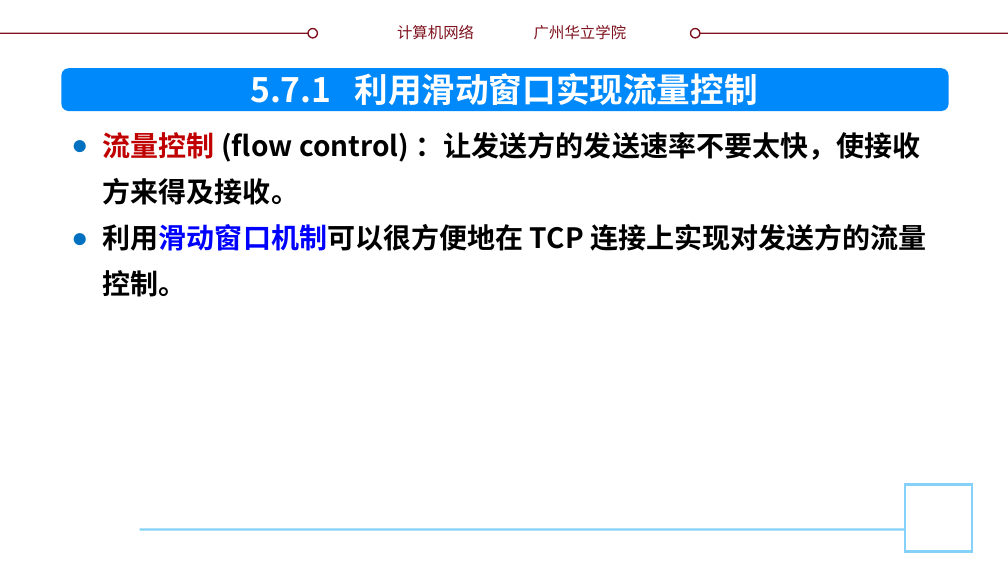
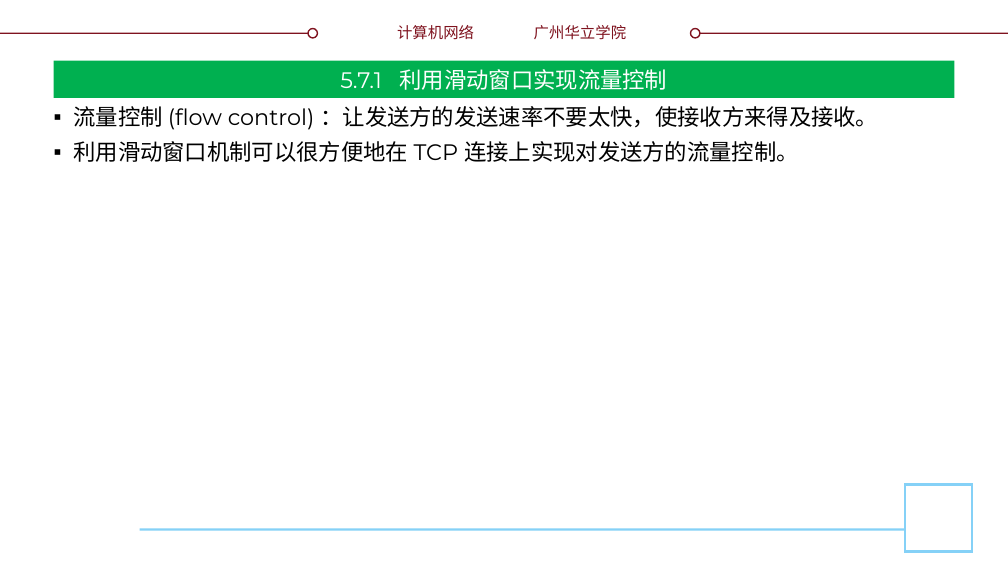
Before and after one commit to glplaman/glplaman.github.io, a slide deck: slide 121 of network/ppt/chap5.pptx. Drawn at 1008x567 pixels with LibreOffice and Linux fonts; fonts in the diff are those of the drawing; background and template pictures are left out. Boxes give left, top, right and bottom in pixels: in the first picture for what was removed or moved away, otherwise in the second. Text is boxed around its words. In the diff, an @@ line names an element or a change of style, - is before the commit and + after.

```diff
--- a/network/ppt/chap5.pptx
+++ b/network/ppt/chap5.pptx
@@ title "5.7.1 利用滑动窗口实现流量控制": place and size @@
-title "5.7.1 利用滑动窗口实现流量控制" at box(250, 67, 757, 105)
+title "5.7.1 利用滑动窗口实现流量控制" at box(53, 60, 955, 98)
@@ title "5.7.1 利用滑动窗口实现流量控制" at box(53, 60, 955, 98): size 24 to 16 pt, font Noto Sans CJK SC to Montserrat, bold off; vertical alignment top to middle; fill none to #00B050 @@
@@ rounded rectangle removed at box(61, 69, 949, 112) @@
@@ text "流量控制 (flow control) ：让发送方的发送速率不要太快，使接收方来得及接收。": place and size @@
-text "流量控制 (flow control) ：让发送方的发送速率不要太快，使接收方来得及接收。" at box(103, 132, 926, 297)
+text "流量控制 (flow control) ：让发送方的发送速率不要太快，使接收方来得及接收。" at box(73, 106, 878, 162)
@@ text "流量控制 (flow control) ：让发送方的发送速率不要太快，使接收方来得及接收。" at box(73, 106, 878, 162): size 20 to 16 pt, font Noto Sans CJK SC to Montserrat, bold off; text colour #C00000 to #000000 in "流量控制"; text colour #0000FF to #000000 in "利用滑动窗口机制可以很方便地在"; alignment left to justified; bullet ● to ▪; line spacing 33pt to 1; more space between paragraphs @@
```
Also in this commit, not shown: 11 other slides changed, 3 other files.
